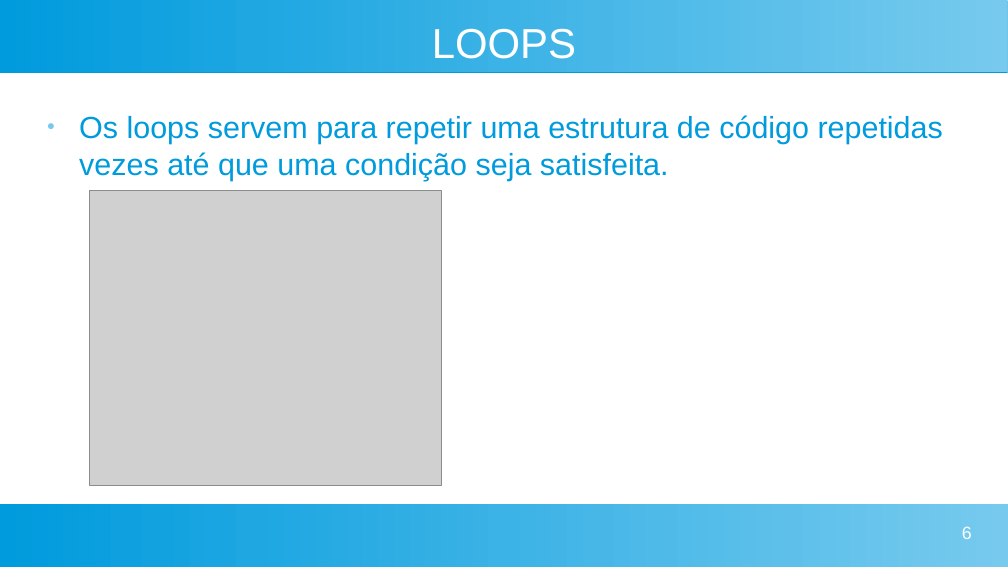
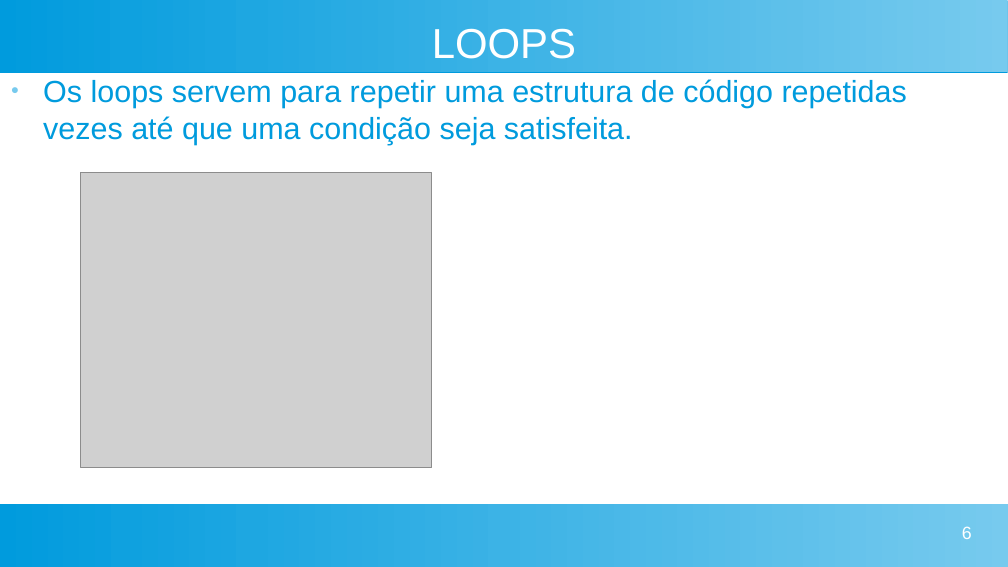
Before and after one commit to Fabio815/JavaScript, a slide deck: slide 6 of Semana 2/Apresentação-semana2.odp. Drawn at 1008x567 pixels with LibreOffice and Linux fonts; fonts in the diff are those of the drawing; grey boxes stand for pictures. Boxes give left, top, right and bottom in pixels: in the first picture for what was removed or moved away, otherwise in the second. Text is boxed around its words. In the diff, an @@ line names an element or a change of style, - is before the commit and + after.

```diff
--- a/Semana 2/Apresentação-semana2.odp
+++ b/Semana 2/Apresentação-semana2.odp
@@ text "Os loops servem para repetir ...": place and size @@
-text "Os loops servem para repetir ..." at <box>79,115,943,180</box>
+text "Os loops servem para repetir ..." at <box>43,79,907,144</box>
@@ picture: place and size @@
-picture at <box>90,190,441,486</box>
+picture at <box>80,173,432,468</box>
```
Also in this commit, not shown: 8 other files.
